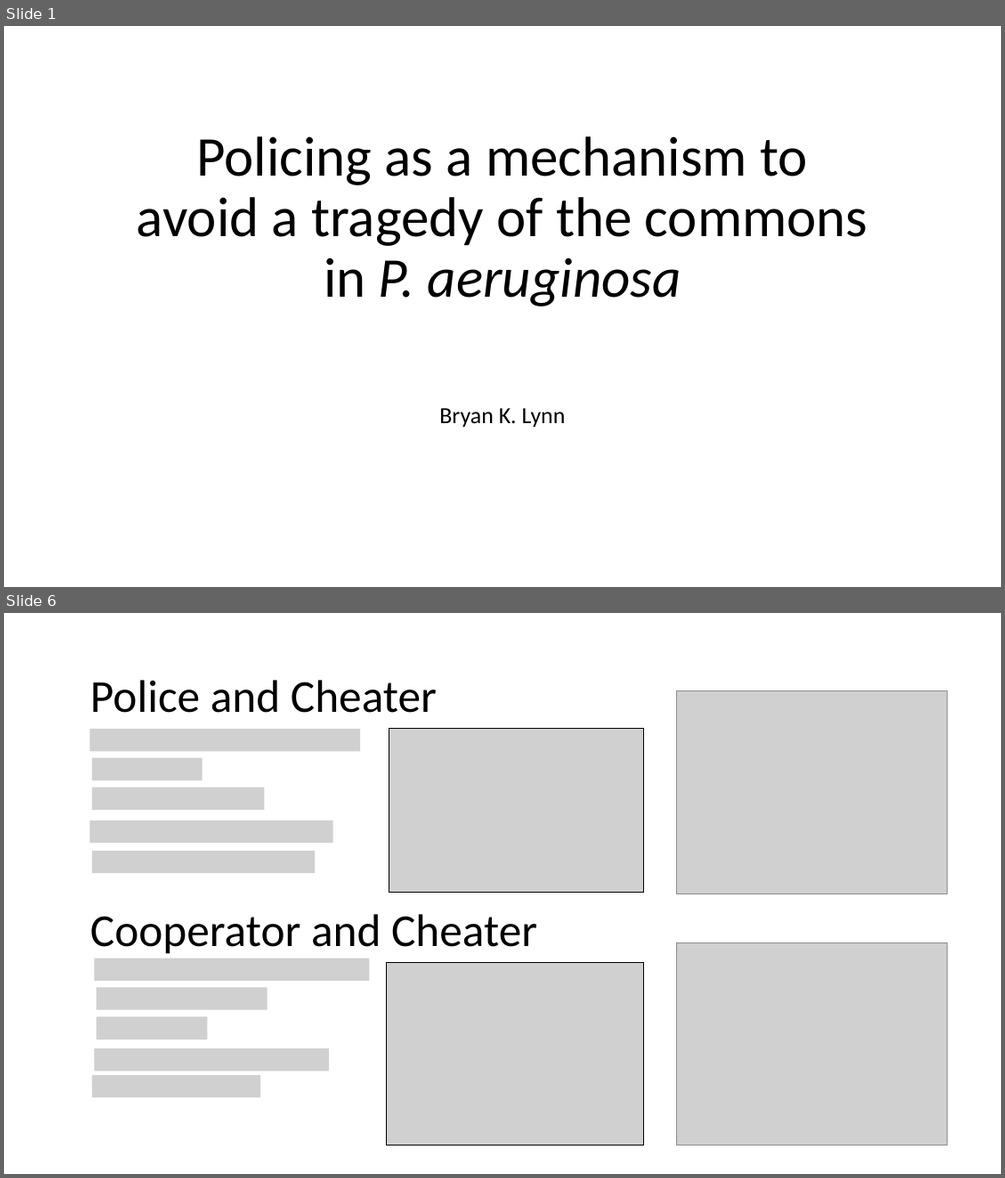
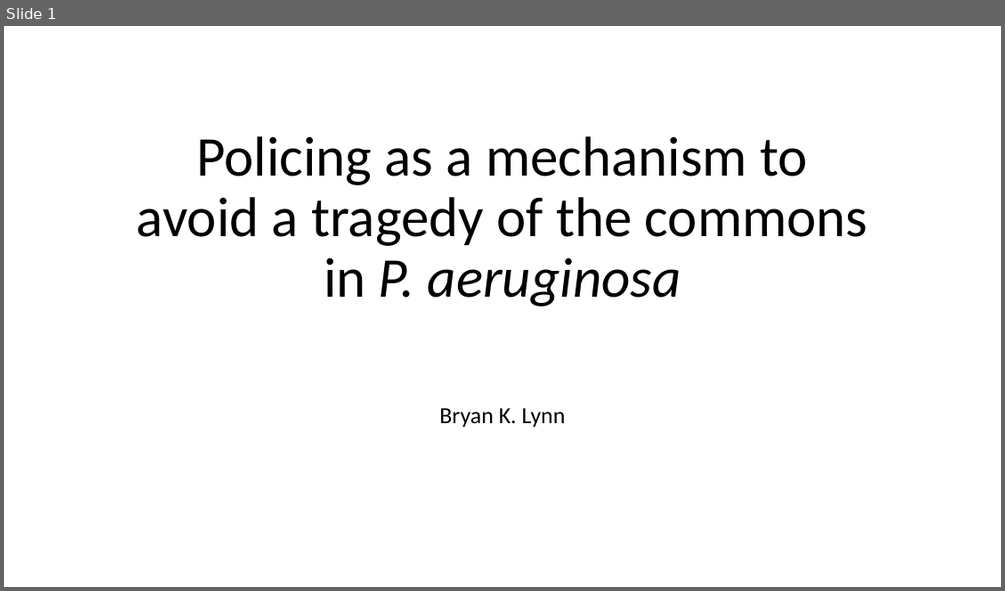
Before and after one commit to lynnbry/bacpo_git, a slide deck: Products/AW_fin.pptx. Shown one above the other, each under a label of ours: slides 1 and 6 before the commit, slide 1 after it; the slides between them are not shown. The pictures are 1005x1178 and 1005x591 pixels, drawn with LibreOffice and Linux fonts; fonts in the diff are those of the drawing; grey boxes stand for pictures. Boxes give left, top, right and bottom in pixels: in the first picture for what was removed or moved away, otherwise in the second. Text is boxed around its words. In the diff, an @@ line names an element or a change of style, - is before the commit and + after.

```diff
--- a/Products/AW_fin.pptx
+++ b/Products/AW_fin.pptx
@@ slide 6 removed at [4, 613, 1001, 1174], background #FFFFFF @@
@@ title removed at [90, 680, 437, 713] @@
-Police and Cheater
@@ picture removed at [677, 690, 947, 893] @@
@@ picture removed at [90, 729, 361, 751] @@
@@ picture removed at [389, 729, 643, 892] @@
@@ picture removed at [92, 758, 202, 780] @@
@@ picture removed at [92, 787, 264, 810] @@
@@ picture removed at [90, 820, 333, 843] @@
@@ picture removed at [92, 851, 316, 873] @@
@@ text removed at [90, 914, 537, 954] @@
-Cooperator and Cheater
@@ picture removed at [95, 957, 370, 981] @@
@@ picture removed at [677, 943, 947, 1145] @@
@@ picture removed at [387, 963, 644, 1145] @@
@@ picture removed at [96, 987, 267, 1009] @@
@@ picture removed at [96, 1017, 207, 1039] @@
@@ picture removed at [95, 1048, 329, 1070] @@
@@ picture removed at [92, 1075, 261, 1097] @@
```
Also in this commit, not shown: 5 slides changed, 1 other slide removed.
